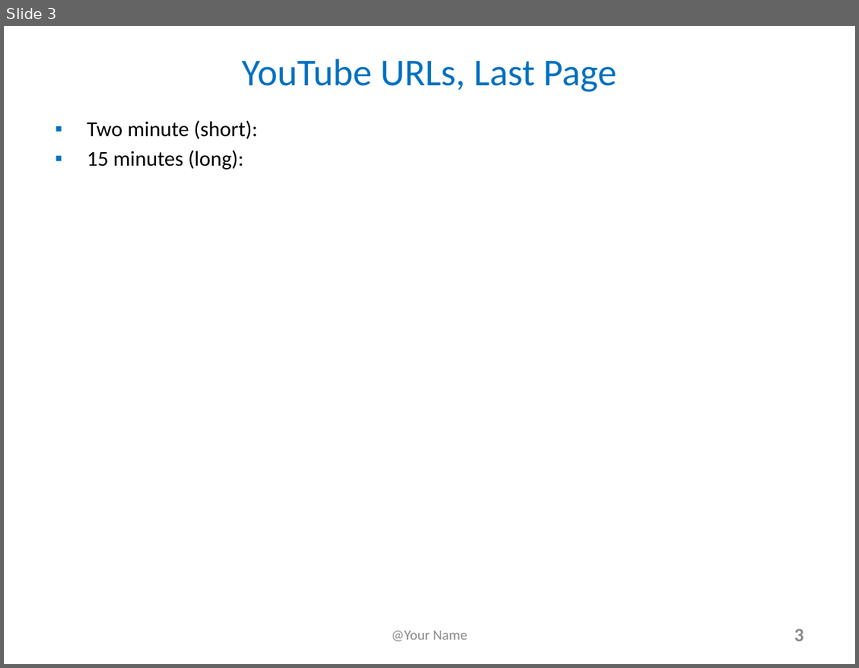
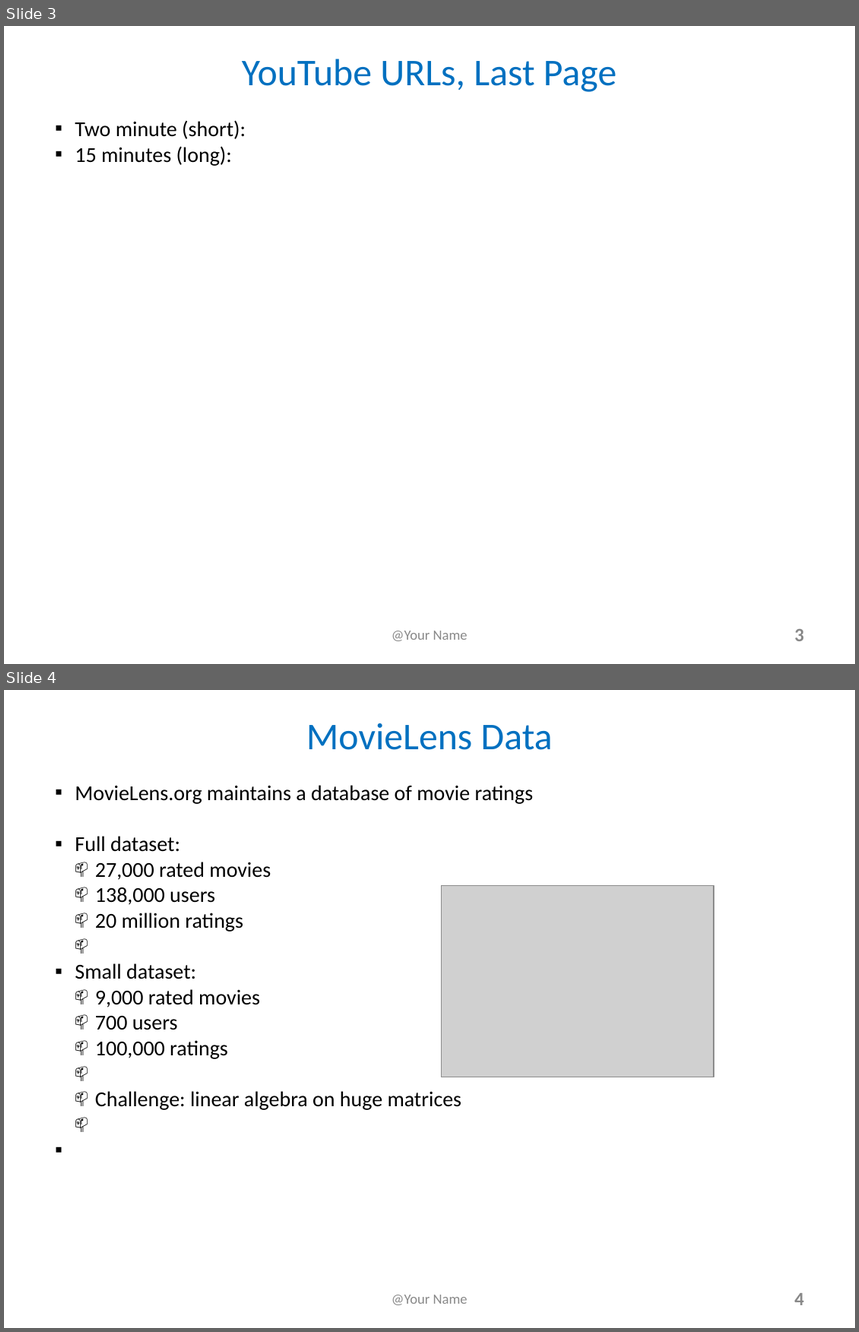
Before and after one commit to lchiaying/SciDB-project, a slide deck: FinalProjectSlides and YouTubeTitlePage_e63_2017.pptx. Shown one above the other, each under a label of ours: slide 3 before the commit, slides 3 and 4 after it. The pictures are 859x668 and 859x1332 pixels, drawn with LibreOffice and Linux fonts; fonts in the diff are those of the drawing; grey boxes stand for pictures. Boxes give left, top, right and bottom in pixels: in the first picture for what was removed or moved away, otherwise in the second. Text is boxed around its words. In the diff, an @@ line names an element or a change of style, - is before the commit and + after.

```diff
--- a/FinalProjectSlides and YouTubeTitlePage_e63_2017.pptx
+++ b/FinalProjectSlides and YouTubeTitlePage_e63_2017.pptx
@@ slide 4 added at <box>4,690,855,1328</box>, background #FFFFFF @@
@@ text added at <box>306,723,553,750</box>, 32 pt, text #0070C0 @@
+MovieLens Data
@@ text added at <box>75,785,534,1110</box>, 18 pt, text #000000 @@
+▪ MovieLens.org maintains a database of movie ratings
+▪ Full dataset:
+  📫 27,000 rated movies
+  📫 138,000 users
+  📫 20 million ratings
+▪ Small dataset:
+  📫 9,000 rated movies
+  📫 700 users
+  📫 100,000 ratings
+▪ Challenge: linear algebra on huge matrices
@@ picture added at <box>442,886,714,1078</box> @@
@@ text added at <box>392,1295,468,1306</box>, 12 pt, text #898989 @@
+@Your Name
@@ page number added at <box>794,1293,804,1306</box>, 16 pt, text #888888, bold @@
+4
@@ slide 3 changed as well @@
@@ text "Two minute (short):" at <box>75,120,246,166</box>: indent changed; less space between paragraphs @@
```
Also in this commit, not shown: 7 other slides changed, 9 other slides added.
